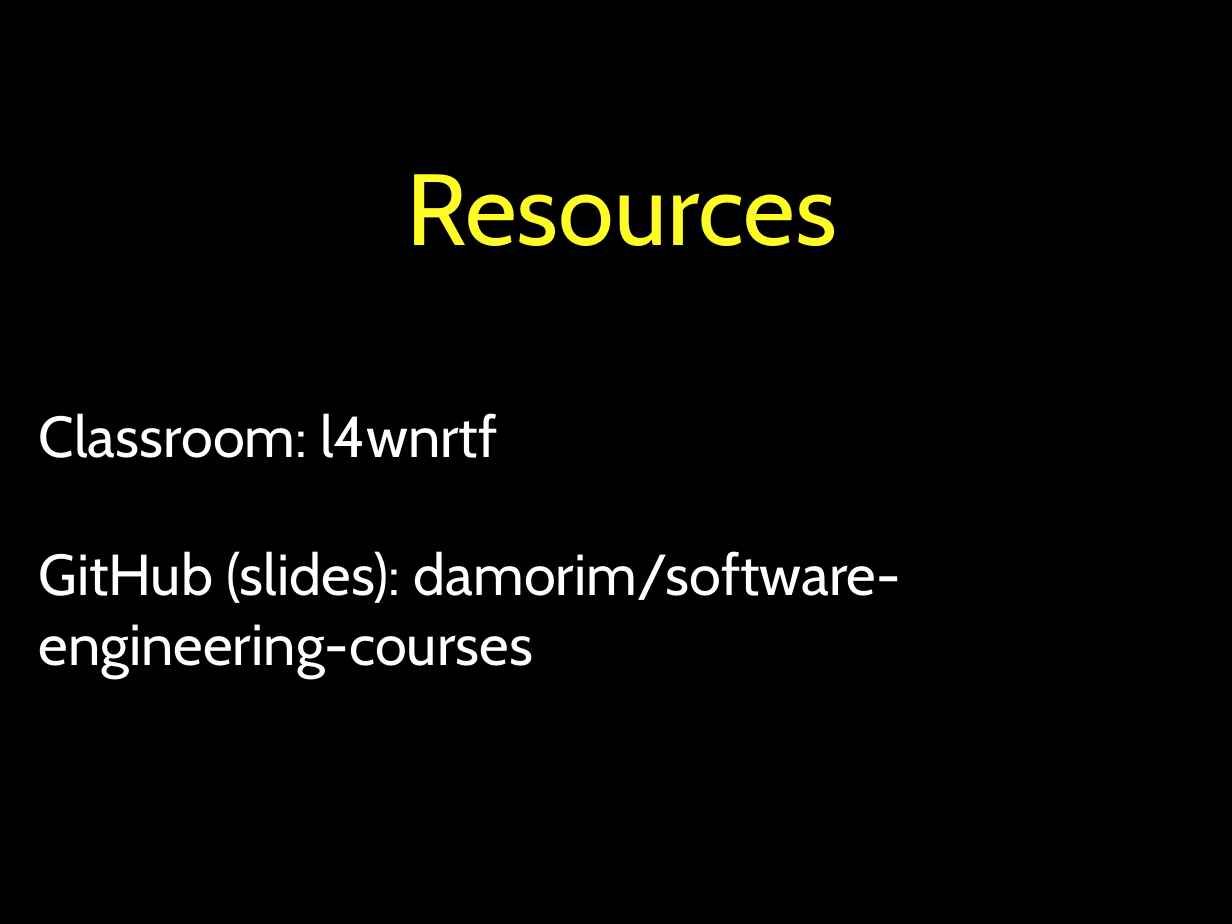
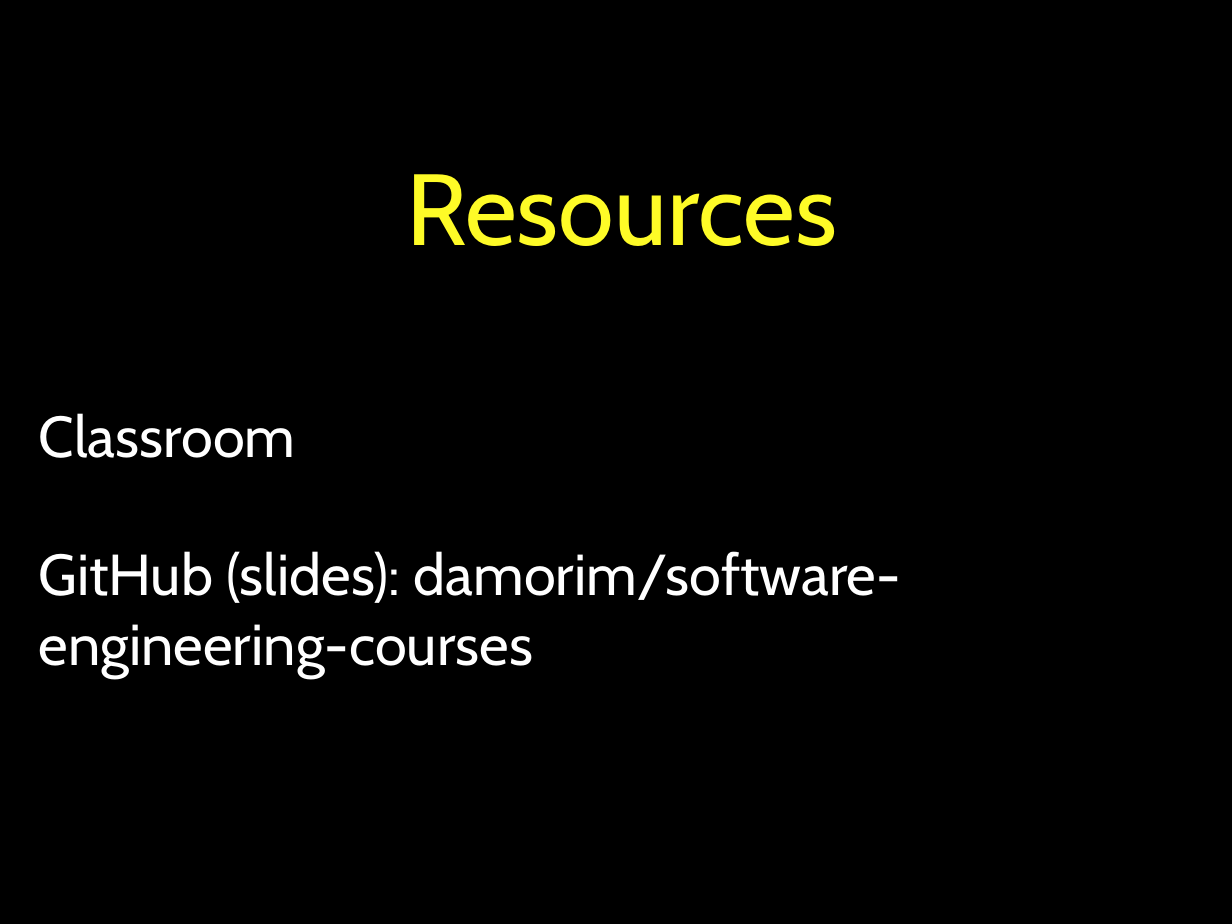
Before and after one commit to pauloborba/software-engineering-courses, a slide deck: slide 17 of Aulas/ApresentacaoEIntroducaoAESSGraduacao/CourseOverview.pptx (slide 18 before the commit). Drawn at 1232x924 pixels with LibreOffice and Linux fonts; fonts in the diff are those of the drawing. Boxes give left, top, right and bottom in pixels: in the first picture for what was removed or moved away, otherwise in the second. Text is boxed around its words. In the diff, an @@ line names an element or a change of style, - is before the commit and + after.

```diff
--- a/Aulas/ApresentacaoEIntroducaoAESSGraduacao/CourseOverview.pptx
+++ b/Aulas/ApresentacaoEIntroducaoAESSGraduacao/CourseOverview.pptx
@@ title at (39, 413, 901, 677): text changed @@
-Classroom: l4wnrtf
-GitHub (slides): damorim/software-engineering-courses
+Classroom
+GitHub (slides): damorim/software-engineering-courses
```
Also in this commit, not shown: 5 other slides changed, 1 slide removed, 1 other file.
